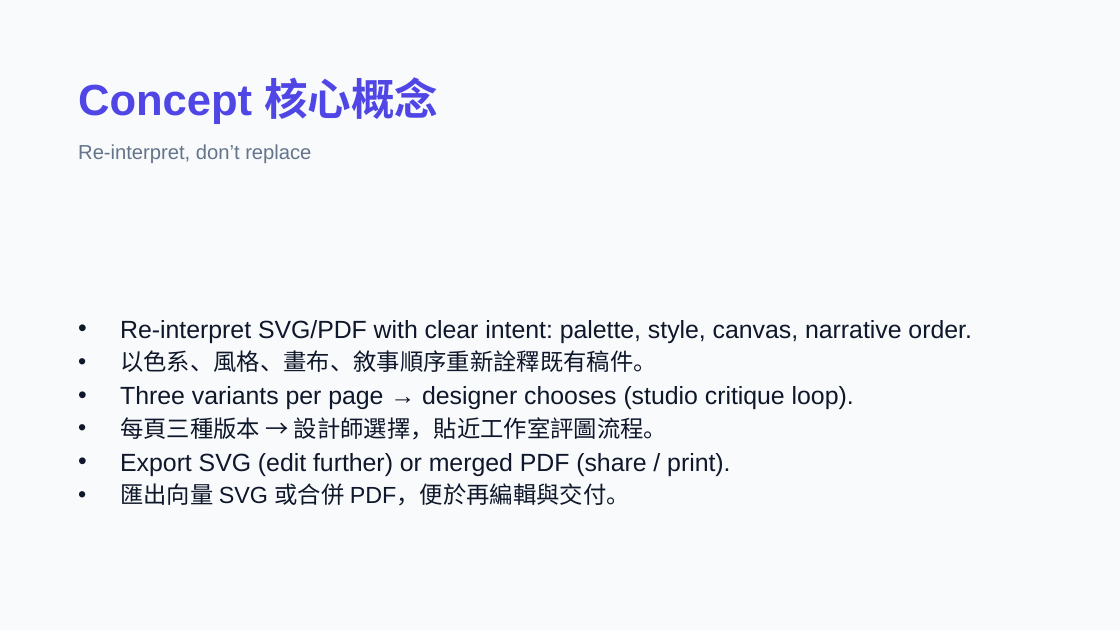
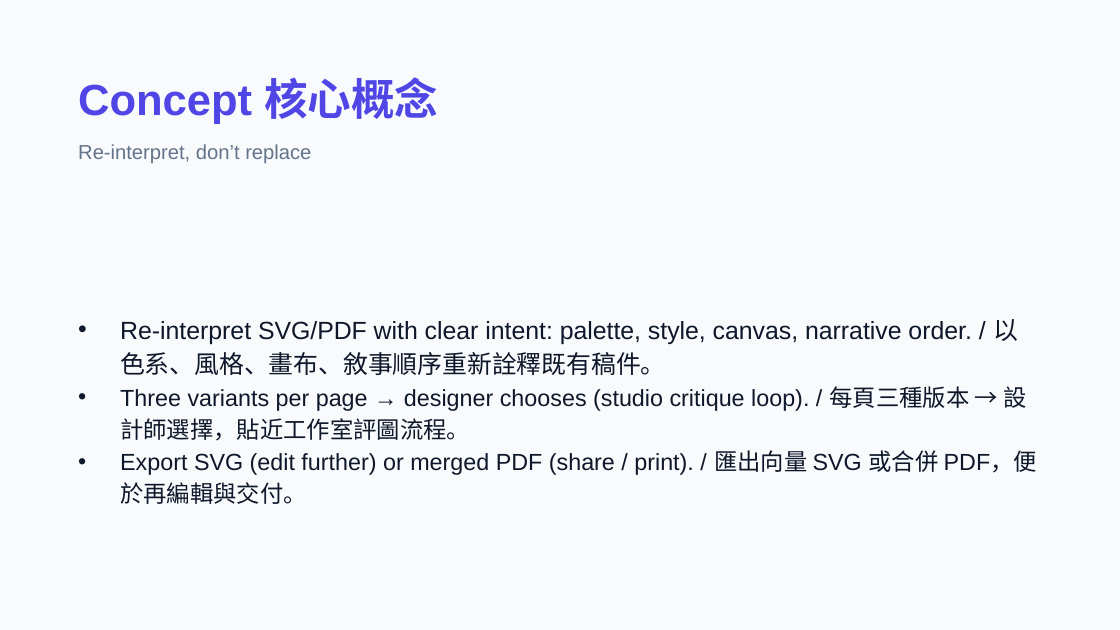
Before and after one commit to macaumonsoon/Portfolio-ReStyle-AI, a slide deck: slide 3 of presentation/Portfolio-ReStyle-AI-Design-Deck.pptx. Drawn at 1120x630 pixels with LibreOffice and Linux fonts; fonts in the diff are those of the drawing. Boxes give left, top, right and bottom in pixels: in the first picture for what was removed or moved away, otherwise in the second. Text is boxed around its words. In the diff, an @@ line names an element or a change of style, - is before the commit and + after.

```diff
--- a/presentation/Portfolio-ReStyle-AI-Design-Deck.pptx
+++ b/presentation/Portfolio-ReStyle-AI-Design-Deck.pptx
@@ text at bbox=[120, 319, 1037, 504]: text changed; size 16 to 15 pt @@
-• Re-interpret SVG/PDF with clear intent: palette, style, canvas, narrative order.
-• 以色系、風格、畫布、敘事順序重新詮釋既有稿件。
-• Three variants per page → designer chooses (studio critique loop).
-• 每頁三種版本 → 設計師選擇，貼近工作室評圖流程。
-• Export SVG (edit further) or merged PDF (share / print).
-• 匯出向量 SVG 或合併 PDF，便於再編輯與交付。
+• Re-interpret SVG/PDF with clear intent: palette, style, canvas, narrative order. / 以色系、風格、畫布、敘事順序重新詮釋既有稿件。
+• Three variants per page → designer chooses (studio critique loop). / 每頁三種版本 → 設計師選擇，貼近工作室評圖流程。
+• Export SVG (edit further) or merged PDF (share / print). / 匯出向量 SVG 或合併 PDF，便於再編輯與交付。
```
Also in this commit, not shown: 10 other slides changed, 1 other file.
